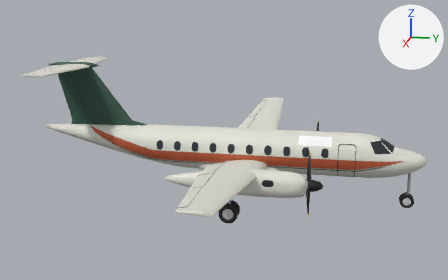
One commit to the glTF model public/assets/aeronaves/jaz-60.glb: the scene before it, then after it.
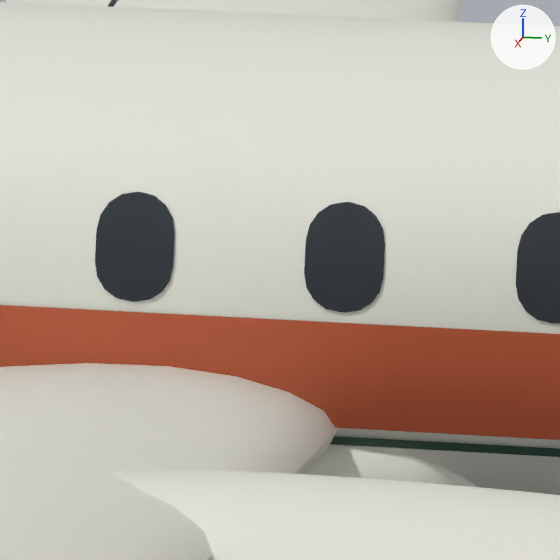
The first picture shows the older version from a camera (50 mm lens) standing at (26.41, 4.14, 6.99) and looking at (0.11, -1.12, 0.41). The close-ups show the older and then the newer version on the part from 53% to 64% of the width and 46% to 63% of the height of that picture. Only the edits that show in the close-ups are written down. Lighting does not change. The marker at upper right points along +X, +Y and +Z. Where no turn or scale is listed for an object, it has been applied to the vertices.

Names of what the first close-up shows: 'ala', 'carenado', 'cintura', 'cintura-fina', 'fuselaje', 'gondola', 'ventanillas' and 1 more.
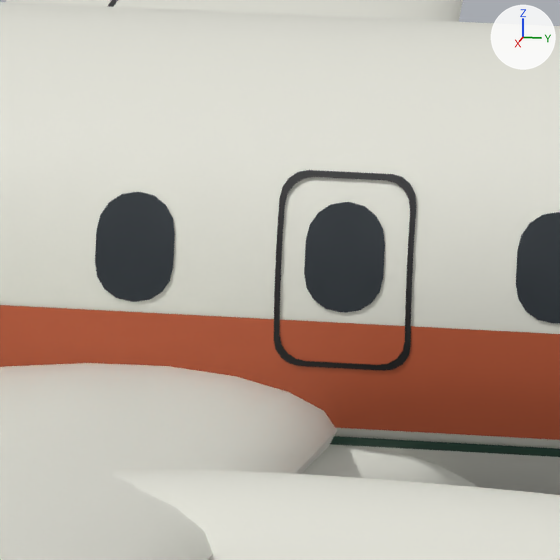
What the commit changed:
Mesh me_salida_de_emergencia_delante is new.
It has 64 vertices, 64 faces and spans x 0.771..0.937, y 0.69..1.21, z -0.182..0.547.
It uses material mat_oscuro (black #121214).
Object 'salida-de-emergencia-delante' (ob_salida_de_emergencia_delante) is new; it shows me_salida_de_emergencia_delante.
Its location is (0.0, 0.0, 0.0).

Location of each change, (x1, y1, x2, y2) in pixels of the close-ups (560 x 560 px):
'salida-de-emergencia-delante', added
    after: (274, 170, 416, 371)
